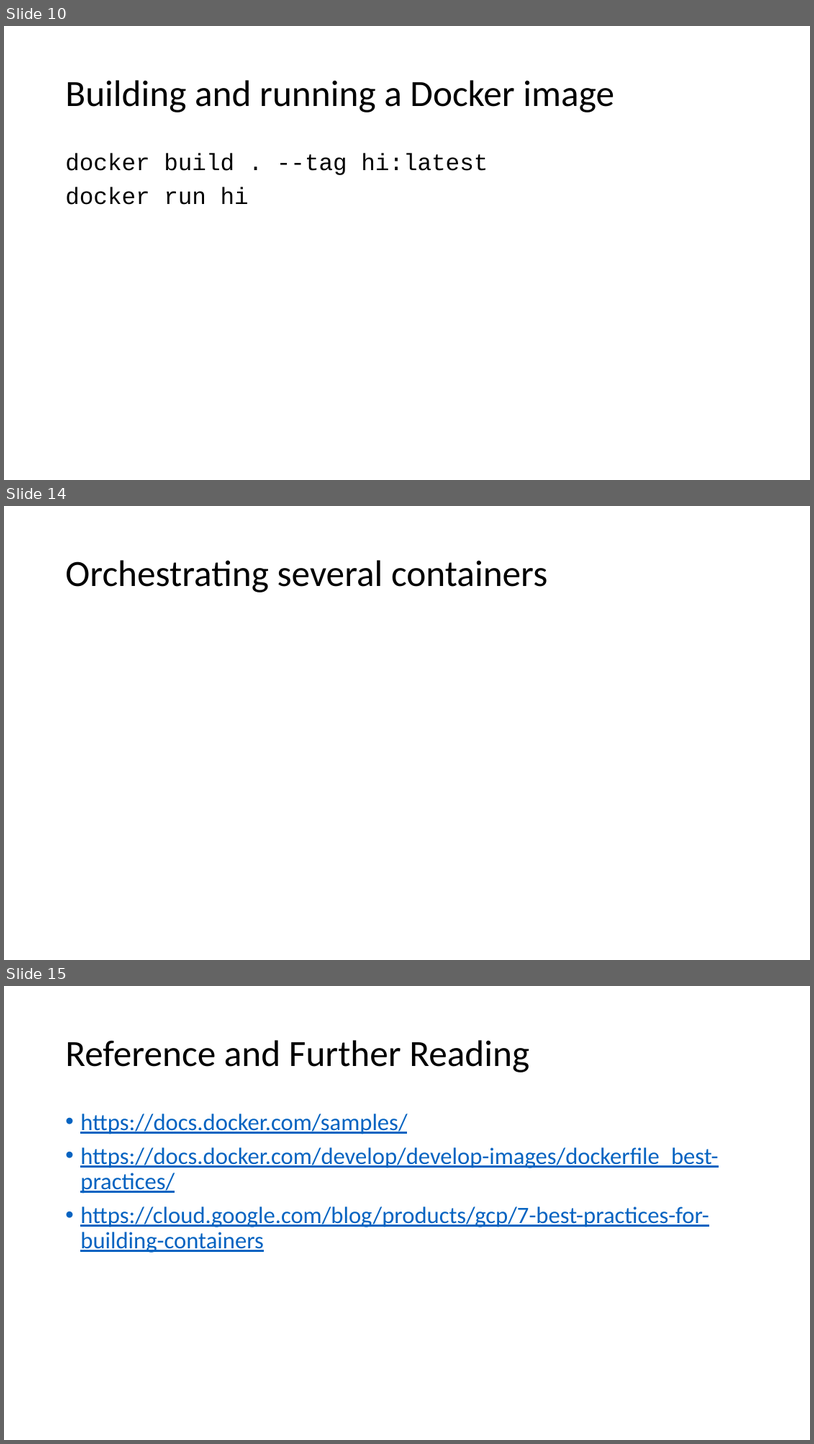
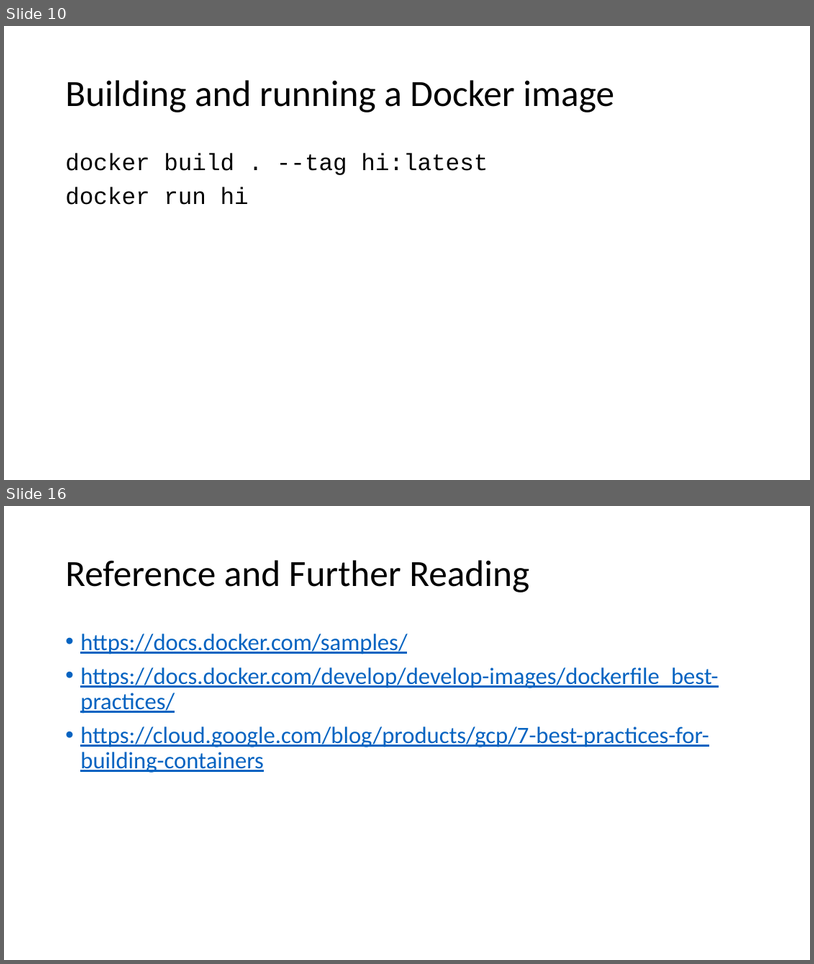
Before and after one commit to bassmandja/docker101, a slide deck: Docker 101.pptx. Shown one above the other, each under a label of ours: slides 10, 14 and 15 before the commit, slides 10 and 16 after it; the slides between them are not shown. The pictures are 814x1444 and 814x964 pixels, drawn with LibreOffice and Linux fonts; fonts in the diff are those of the drawing. Boxes give left, top, right and bottom in pixels: in the first picture for what was removed or moved away, otherwise in the second. Text is boxed around its words. In the diff, an @@ line names an element or a change of style, - is before the commit and + after.

```diff
--- a/Docker 101.pptx
+++ b/Docker 101.pptx
@@ slide 14 removed at (x1=4, y1=506, x2=810, y2=960), background #FFFFFF @@
@@ title removed at (x1=65, y1=560, x2=548, y2=592) @@
-Orchestrating several containers
@@ what was slide 15 is now slide 16 @@
```
Also in this commit, not shown: 3 slides changed, 2 slides added.
